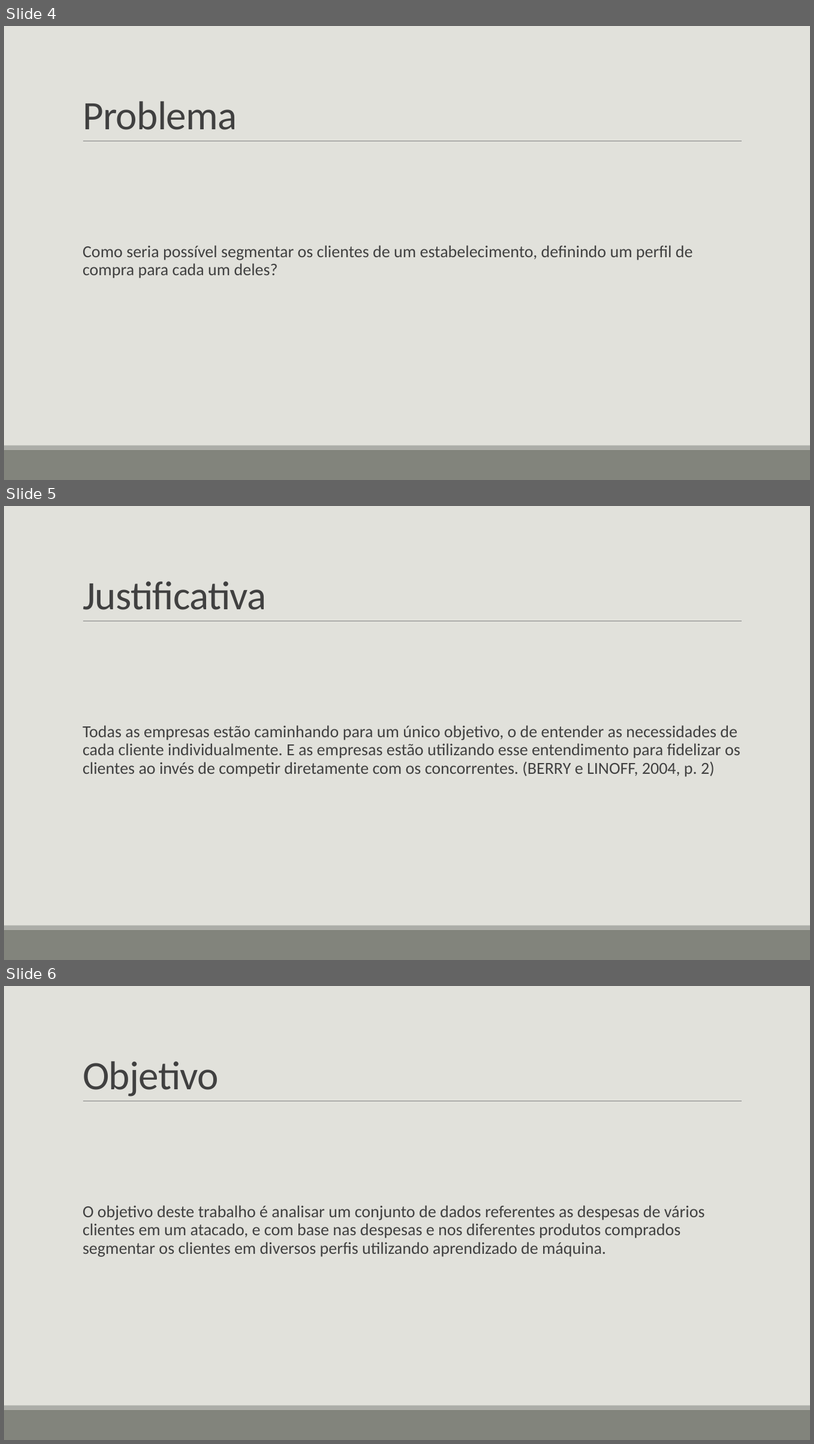
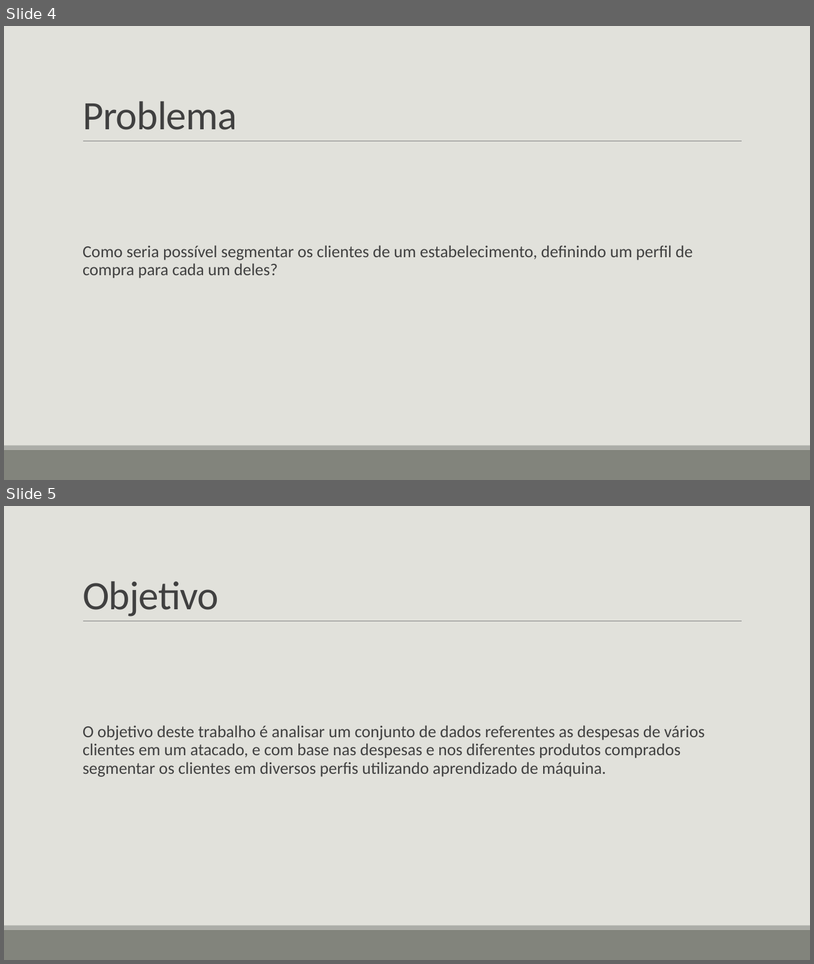
Before and after one commit to erikawa/client-segmentation, a slide deck: presentation/Análise de agrupamento de perfis de clientes de.pptx. Shown one above the other, each under a label of ours: slides 4, 5 and 6 before the commit, slides 4 and 5 after it. The pictures are 814x1444 and 814x964 pixels, drawn with LibreOffice and Linux fonts; fonts in the diff are those of the drawing. Boxes give left, top, right and bottom in pixels: in the first picture for what was removed or moved away, otherwise in the second. Text is boxed around its words. In the diff, an @@ line names an element or a change of style, - is before the commit and + after.

```diff
--- a/presentation/Análise de agrupamento de perfis de clientes de.pptx
+++ b/presentation/Análise de agrupamento de perfis de clientes de.pptx
@@ slide 5 removed at (x1=4, y1=506, x2=810, y2=960), background #E1E1DB; not listed: 3 template elements that a slide beside it also shows @@
@@ title removed at (x1=83, y1=581, x2=266, y2=610) @@
-Justificativa
@@ text removed at (x1=83, y1=725, x2=741, y2=777) @@
-  Todas as empresas estão caminhando para um único objetivo, o de entender as necessidades de cada cliente individualmente. E as empresas estão utilizando esse entendimento para fidelizar os clientes ao invés de competir diretamente com os concorrentes. (BERRY e LINOFF, 2004, p. 2)
@@ what was slide 6 is now slide 5 @@
```
Also in this commit, not shown: 1 slide changed, 1 other slide removed.
